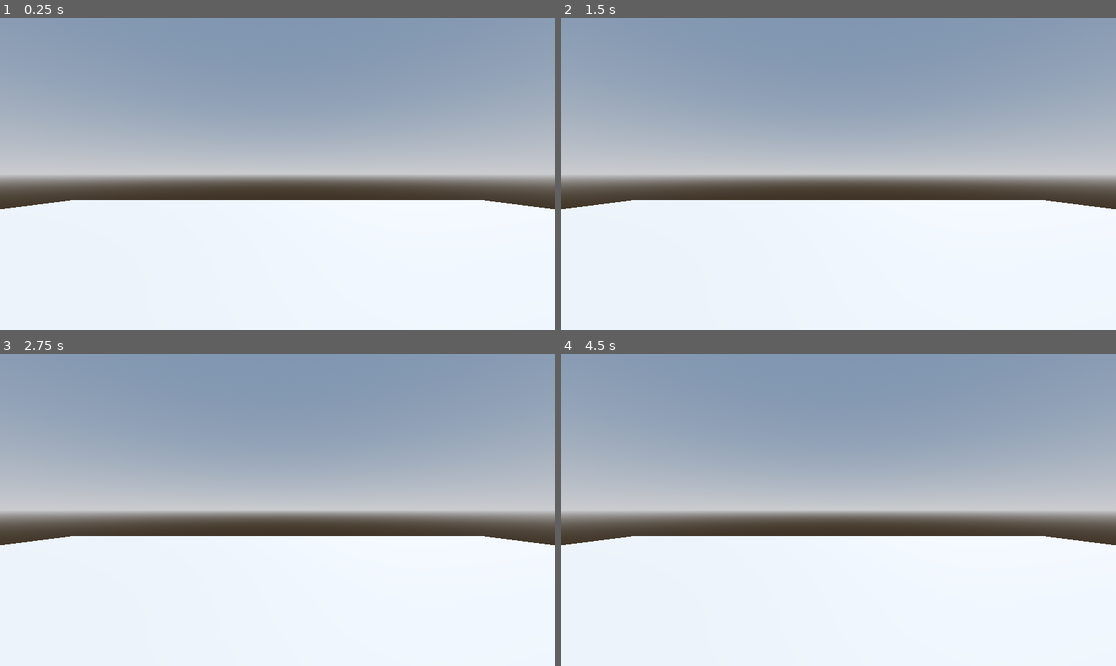
Above: before the commit, frames 1-4 (two rows, left to right).
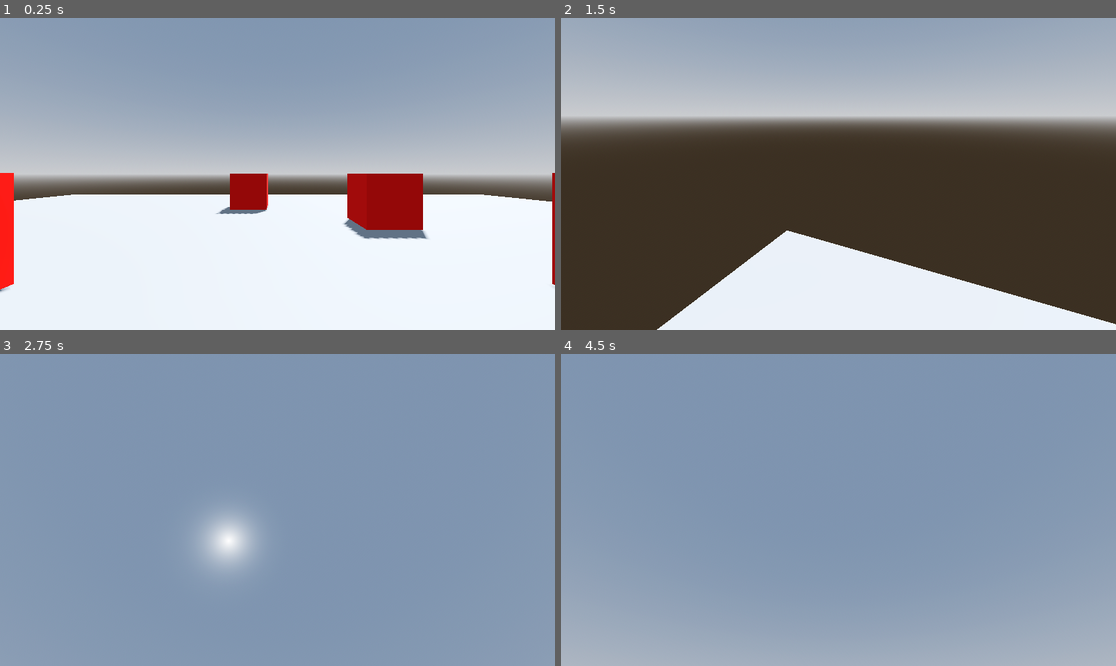
Above: after the commit, the same moments.

Repository: PremiumCesium/BSProject
Game: Godot game, scene res://Scenes/world.tscn
Same seed, same stepped clock (60 frames per second), same inputs: the game is played once before the commit and once after it.
Inputs (mouse positions are in pixels of both pictures, inside the frame that each line leads up to):
- Up to frame 1 (0.25 s): no input
- Up to frame 2 (1.5 s): tap Enter at 0.5 s; move the mouse to (960, 158) at 0.52 s; hold D (right) 0.53-1.28 s; tap Space (jump) at 0.6, 0.77, 1.07, 1.35 s; move the mouse to (727, 189) at 1.27 s; hold S (backwards) from 1.28 s (still down)
- Up to frame 3 (2.75 s): tap Space (jump) at 1.52, 1.82, 2.1 s; move the mouse to (333, 441) at 2.02 s; release S (backwards) at 2.03 s; hold D (right) from 2.03 s (still down)
- Up to frame 4 (4.5 s): tap Space (jump) at 2.75, 2.85, 3.02, 3.32, 3.6, 3.77, 4.07, 4.35 s; move the mouse to (810, 572) at 2.77 s; release D (right) at 2.78 s; hold W (forward) 2.78-3.53 s; move the mouse to (1005, 556) at 3.52 s; hold A (left) from 3.53 s (still down); move the mouse to (672, 463) at 4.27 s

The runs differ from the first frame. In frame 1, 6.3% of the frame differs, in the area x 0-100%, y 49-88%; in frame 2, 69%; in frame 3, 73%, in the area x 0-100%, y 20-100%; in frame 4, 73%.
Error before the commit: Parse Error: Unexpected identifier "print" in class body. (res://player.gd:9)

Commit message:
Changed Controller
- Changed the crappy character controller given to use by the tutoiral

Diff:
--- a/Scenes/world.tscn
+++ b/Scenes/world.tscn
@@ -1,6 +1,16 @@
-[gd_scene load_steps=9 format=3 uid="uid://dsnaxdlfjtpak"]
+[gd_scene load_steps=12 format=3 uid="uid://dsnaxdlfjtpak"]
 
 [ext_resource type="Script" uid="uid://ddbt0oeqepwb0" path="res://player.gd" id="1_a02cp"]
+
+[sub_resource type="CapsuleShape3D" id="CapsuleShape3D_8j60k"]
+
+[sub_resource type="CapsuleMesh" id="CapsuleMesh_fo5ed"]
+
+[sub_resource type="BoxShape3D" id="BoxShape3D_go701"]
+size = Vector3(20, 1, 20)
+
+[sub_resource type="BoxMesh" id="BoxMesh_5a7ea"]
+size = Vector3(20, 1, 20)
 
 [sub_resource type="ProceduralSkyMaterial" id="ProceduralSkyMaterial_a02cp"]
 sky_horizon_color = Color(0.662243, 0.671743, 0.686743, 1)
@@ -15,38 +25,19 @@
 tonemap_mode = 2
 glow_enabled = true
 
-[sub_resource type="BoxShape3D" id="BoxShape3D_go701"]
-size = Vector3(20, 1, 20)
+[sub_resource type="StandardMaterial3D" id="StandardMaterial3D_a02cp"]
+albedo_color = Color(1, 0.0627451, 0, 1)
 
-[sub_resource type="BoxMesh" id="BoxMesh_5a7ea"]
-size = Vector3(20, 1, 20)
+[sub_resource type="BoxMesh" id="BoxMesh_go701"]
+material = SubResource("StandardMaterial3D_a02cp")
 
-[sub_resource type="CapsuleShape3D" id="CapsuleShape3D_8j60k"]
-
-[sub_resource type="CapsuleMesh" id="CapsuleMesh_fo5ed"]
+[sub_resource type="BoxShape3D" id="BoxShape3D_a02cp"]
 
 [node name="World" type="Node3D"]
-transform = Transform3D(1, 0, 0, 0, 1, 0, 0, 0, 1, 0, 0.217761, 0)
-
-[node name="WorldEnvironment" type="WorldEnvironment" parent="."]
-environment = SubResource("Environment_5a7ea")
-
-[node name="DirectionalLight3D" type="DirectionalLight3D" parent="."]
-transform = Transform3D(-0.866023, -0.433016, 0.250001, 0, 0.499998, 0.866027, -0.500003, 0.749999, -0.43301, 0, 0, 0)
-shadow_enabled = true
-
-[node name="Ground" type="StaticBody3D" parent="."]
-
-[node name="CollisionShape3D" type="CollisionShape3D" parent="Ground"]
-shape = SubResource("BoxShape3D_go701")
-
-[node name="MeshInstance3D" type="MeshInstance3D" parent="Ground"]
-mesh = SubResource("BoxMesh_5a7ea")
 
 [node name="Player" type="CharacterBody3D" parent="."]
 transform = Transform3D(1, 0, 0, 0, 1, 0, 0, 0, 1, 0, 1.77507, 0)
 script = ExtResource("1_a02cp")
-player_speed = null
 
 [node name="CollisionShape3D" type="CollisionShape3D" parent="Player"]
 transform = Transform3D(1, 0, 0, 0, 1, 0, 0, 0, 1, -0.00198436, -0.00833523, 0.00627279)
@@ -58,3 +49,87 @@
 [node name="head" type="Node3D" parent="Player"]
 
 [node name="Camera3D" type="Camera3D" parent="Player/head"]
+
+[node name="Level" type="Node3D" parent="."]
+
+[node name="Ground" type="StaticBody3D" parent="Level"]
+
+[node name="GroundCollider" type="CollisionShape3D" parent="Level/Ground"]
+shape = SubResource("BoxShape3D_go701")
+
+[node name="GroundMesh" type="MeshInstance3D" parent="Level/Ground"]
+mesh = SubResource("BoxMesh_5a7ea")
+
+[node name="Enviorment" type="Node3D" parent="Level"]
+
+[node name="WorldEnvironment" type="WorldEnvironment" parent="Level/Enviorment"]
+environment = SubResource("Environment_5a7ea")
+
+[node name="Sun" type="DirectionalLight3D" parent="Level/Enviorment"]
+transform = Transform3D(-0.866024, -0.433016, 0.250001, 0, 0.499998, 0.866026, -0.500003, 0.749999, -0.43301, 0, 0, 0)
+shadow_enabled = true
+
+[node name="Cubes" type="Node3D" parent="Level"]
+
+[node name="SampleCube" type="StaticBody3D" parent="Level/Cubes"]
+transform = Transform3D(1, 0, 0, 0, 1, 0, 0, 0, 1, -0.803913, 1.01617, 6.4033)
+
+[node name="BoxMesh" type="MeshInstance3D" parent="Level/Cubes/SampleCube"]
+mesh = SubResource("BoxMesh_go701")
+
+[node name="BoxCollider" type="CollisionShape3D" parent="Level/Cubes/SampleCube"]
+shape = SubResource("BoxShape3D_a02cp")
+
+[node name="SampleCube2" type="StaticBody3D" parent="Level/Cubes"]
+transform = Transform3D(1, 0, 0, 0, 1, 0, 0, 0, 1, -0.803913, 1.01617, -6.09617)
+
+[node name="BoxMesh" type="MeshInstance3D" parent="Level/Cubes/SampleCube2"]
+mesh = SubResource("BoxMesh_go701")
+
+[node name="BoxCollider" type="CollisionShape3D" parent="Level/Cubes/SampleCube2"]
+shape = SubResource("BoxShape3D_a02cp")
+
+[node name="SampleCube3" type="StaticBody3D" parent="Level/Cubes"]
+transform = Transform3D(1, 0, 0, 0, 1, 0, 0, 0, 1, 2.08681, 1.01617, -4.11234)
+
+[node name="BoxMesh" type="MeshInstance3D" parent="Level/Cubes/SampleCube3"]
+mesh = SubResource("BoxMesh_go701")
+
+[node name="BoxCollider" type="CollisionShape3D" parent="Level/Cubes/SampleCube3"]
+shape = SubResource("BoxShape3D_a02cp")
+
+[node name="SampleCube4" type="StaticBody3D" parent="Level/Cubes"]
+transform = Transform3D(1, 0, 0, 0, 1, 0, 0, 0, 1, 2.08681, 1.01617, 1.85245)
+
+[node name="BoxMesh" type="MeshInstance3D" parent="Level/Cubes/SampleCube4"]
+mesh = SubResource("BoxMesh_go701")
+
+[node name="BoxCollider" type="CollisionShape3D" parent="Level/Cubes/SampleCube4"]
+shape = SubResource("BoxShape3D_a02cp")
+
+[node name="SampleCube5" type="StaticBody3D" parent="Level/Cubes"]
+transform = Transform3D(1, 0, 0, 0, 1, 0, 0, 0, 1, 2.97848, 1.01617, -1.33465)
+
+[node name="BoxMesh" type="MeshInstance3D" parent="Level/Cubes/SampleCube5"]
+mesh = SubResource("BoxMesh_go701")
+
+[node name="BoxCollider" type="CollisionShape3D" parent="Level/Cubes/SampleCube5"]
+shape = SubResource("BoxShape3D_a02cp")
+
+[node name="SampleCube6" type="StaticBody3D" parent="Level/Cubes"]
+transform = Transform3D(1, 0, 0, 0, 1, 0, 0, 0, 1, -2.8817, 1.01617, -1.33465)
+
+[node name="BoxMesh" type="MeshInstance3D" parent="Level/Cubes/SampleCube6"]
+mesh = SubResource("BoxMesh_go701")
+
+[node name="BoxCollider" type="CollisionShape3D" parent="Level/Cubes/SampleCube6"]
+shape = SubResource("BoxShape3D_a02cp")
+
+[node name="SampleCube7" type="StaticBody3D" parent="Level/Cubes"]
+transform = Transform3D(1, 0, 0, 0, 1, 0, 0, 0, 1, -2.16776, 1.01617, 2.67948)
+
+[node name="BoxMesh" type="MeshInstance3D" parent="Level/Cubes/SampleCube7"]
+mesh = SubResource("BoxMesh_go701")
+
+[node name="BoxCollider" type="CollisionShape3D" parent="Level/Cubes/SampleCube7"]
+shape = SubResource("BoxShape3D_a02cp")
--- a/player.gd
+++ b/player.gd
@@ -1,41 +1,37 @@
 extends CharacterBody3D
 
-@export var player_speed = 5.0
-var jump_force = 10.0
-var gravity = 8.0
-var mouseSens = 0.5
-var cam_x_ang = 0.0
+@export var player_speed : float = 5.0
+@export var jump_force : float = 10.0
+@export var gravity : float = 8.0
+@export var mouse_sensitvity : float = 0.5
+@export var cam_x_ang : float = 0.0
 
-print(OS.get_data_dir())
+@onready var player = $"."
+@onready var head = $head
 
-@onready var _head = $head
-@onready var cam = $head/Camera3D
-
-var direction = Vector3.ZERO
+var direction : Vector3 = Vector3.ZERO
 
 func _ready():
 	Input.set_mouse_mode(Input.MOUSE_MODE_CAPTURED)
 
 func _input(event):
 	if event is InputEventMouseMotion:
-		_head.rotate_y(-deg_to_rad(event.relative.x * mouseSens))
-		cam_x_ang = -deg_to_rad(event.relative.y * mouseSens)
+		player.rotate_y(-deg_to_rad(event.relative.x * mouse_sensitvity))
+		cam_x_ang = -deg_to_rad(event.relative.y * mouse_sensitvity)
 		cam_x_ang = clamp(cam_x_ang, -90.0, 90.0)
-		cam.rotate_x(cam_x_ang)
+		head.rotate_x(cam_x_ang)
 
 	elif event is InputEventKey:
 		if Input.is_key_pressed(KEY_ESCAPE):
 			Input.set_mouse_mode(Input.MOUSE_MODE_VISIBLE)
 
-
-
-
-func _process(delta):
-	direction = Input.get_axis("left", "right") * _head.basis.x + Input.get_axis( "forward", "backwards") * _head.basis.z
+func _physics_process(delta: float) :
+	direction = Input.get_axis("left", "right") * player.basis.x + Input.get_axis( "forward", "backwards") * player.basis.z
 	velocity = direction.normalized() * player_speed + velocity.y * Vector3.UP
 
 	if Input.is_action_just_pressed("jump") and is_on_floor():
 		velocity.y += jump_force
 	else:
 		velocity.y -= gravity * delta
+
 	move_and_slide()
Not shown, added: .gitignore
